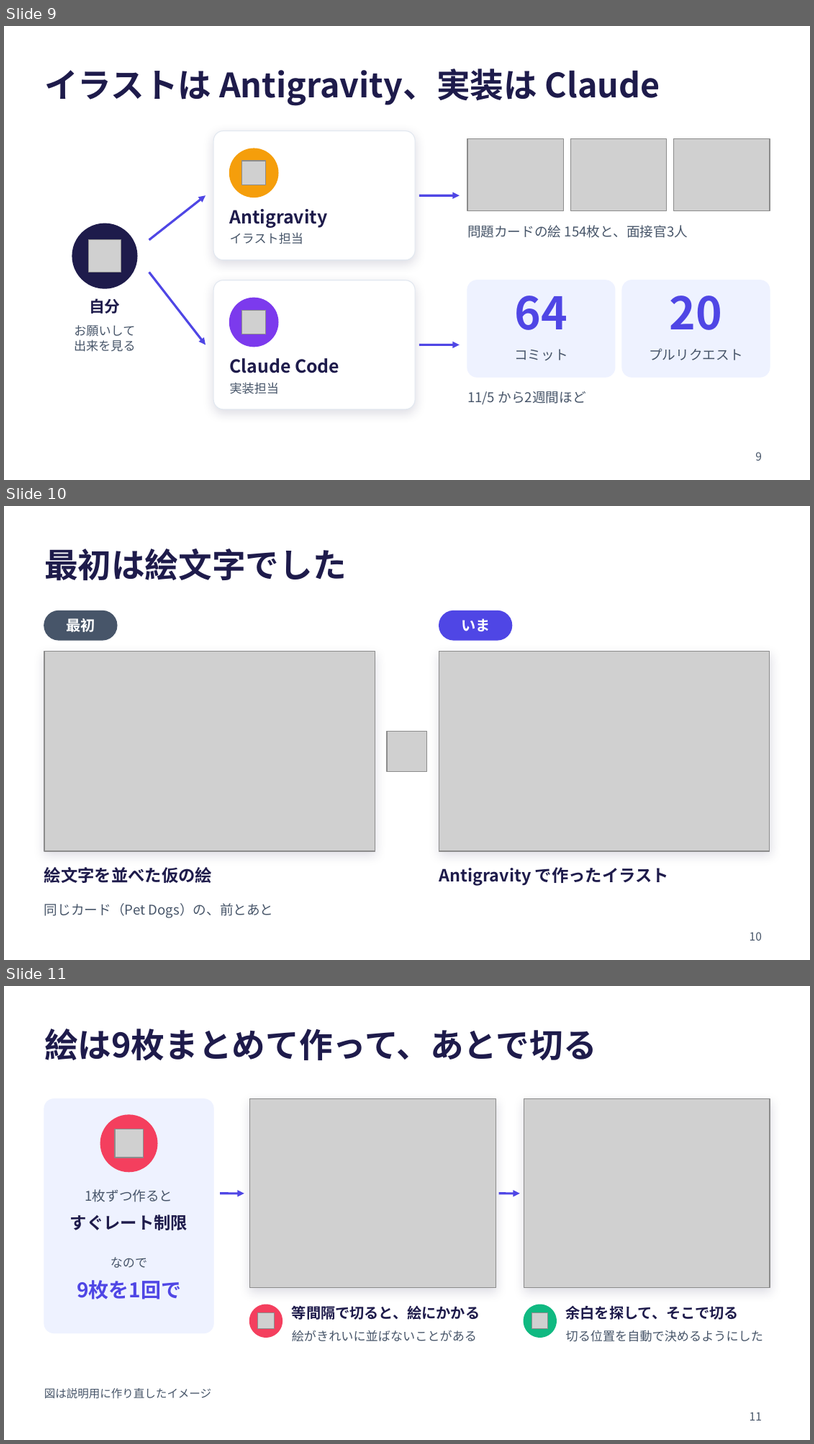
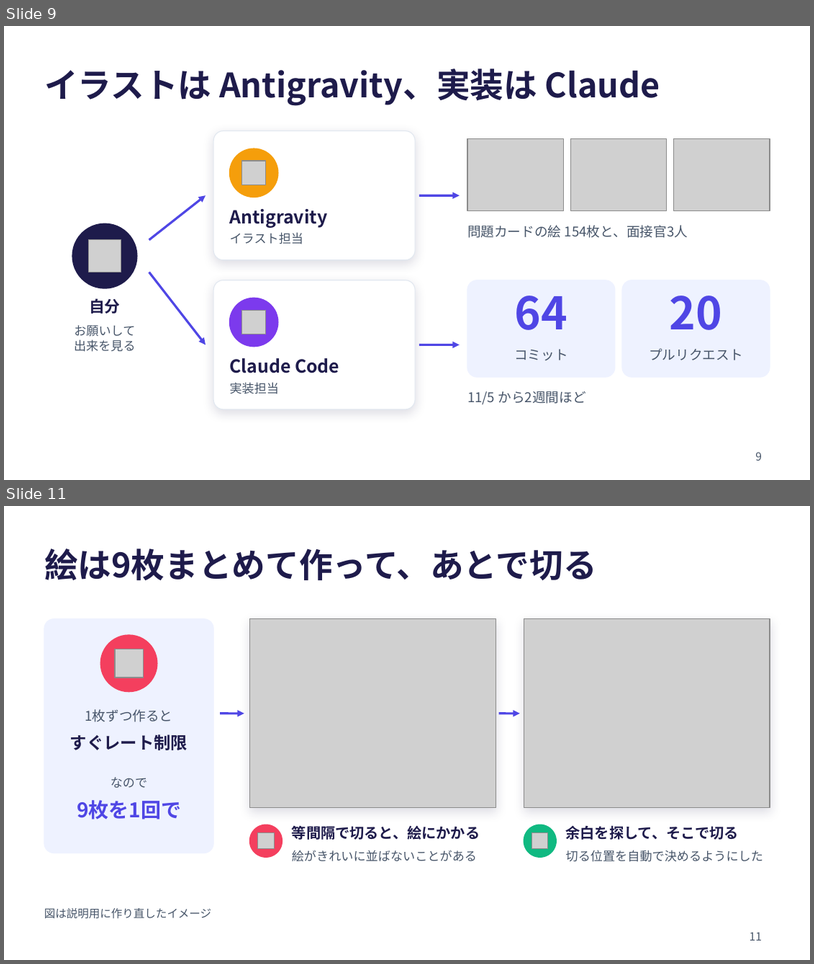
Before and after one commit to ohru131/eiken3r, a slide deck: docs/lt/eiken-interview-lt.pptx. Shown one above the other, each under a label of ours: slides 9, 10 and 11 before the commit, slides 9 and 11 after it; the slides between them are not shown. The pictures are 814x1444 and 814x964 pixels, drawn with LibreOffice and Linux fonts; fonts in the diff are those of the drawing; grey boxes stand for pictures. Boxes give left, top, right and bottom in pixels: in the first picture for what was removed or moved away, otherwise in the second. Text is boxed around its words. In the diff, an @@ line names an element or a change of style, - is before the commit and + after.

```diff
--- a/docs/lt/eiken-interview-lt.pptx
+++ b/docs/lt/eiken-interview-lt.pptx
@@ slide 10 removed at box(4, 506, 810, 960), background #FFFFFF @@
@@ title removed at box(44, 548, 347, 581) @@
-最初は絵文字でした
@@ rounded rectangle removed at box(44, 611, 117, 640) @@
@@ rounded rectangle removed at box(440, 611, 512, 640) @@
@@ text removed at box(66, 618, 95, 632) @@
-最初
@@ text removed at box(461, 618, 490, 631) @@
-いま
@@ rectangle removed at box(44, 651, 375, 851) @@
@@ picture removed at box(44, 651, 375, 851) @@
@@ rectangle removed at box(440, 651, 770, 851) @@
@@ picture removed at box(440, 651, 770, 851) @@
@@ picture removed at box(387, 731, 427, 771) @@
@@ text removed at box(44, 867, 212, 883) @@
-絵文字を並べた仮の絵
@@ text removed at box(440, 867, 669, 885) @@
-Antigravity で作ったイラスト
@@ text removed at box(44, 903, 274, 918) @@
-同じカード（Pet Dogs）の、前とあと
@@ page number removed at box(750, 932, 762, 940) @@
-10
```
Also in this commit, not shown: 1 slide added.
